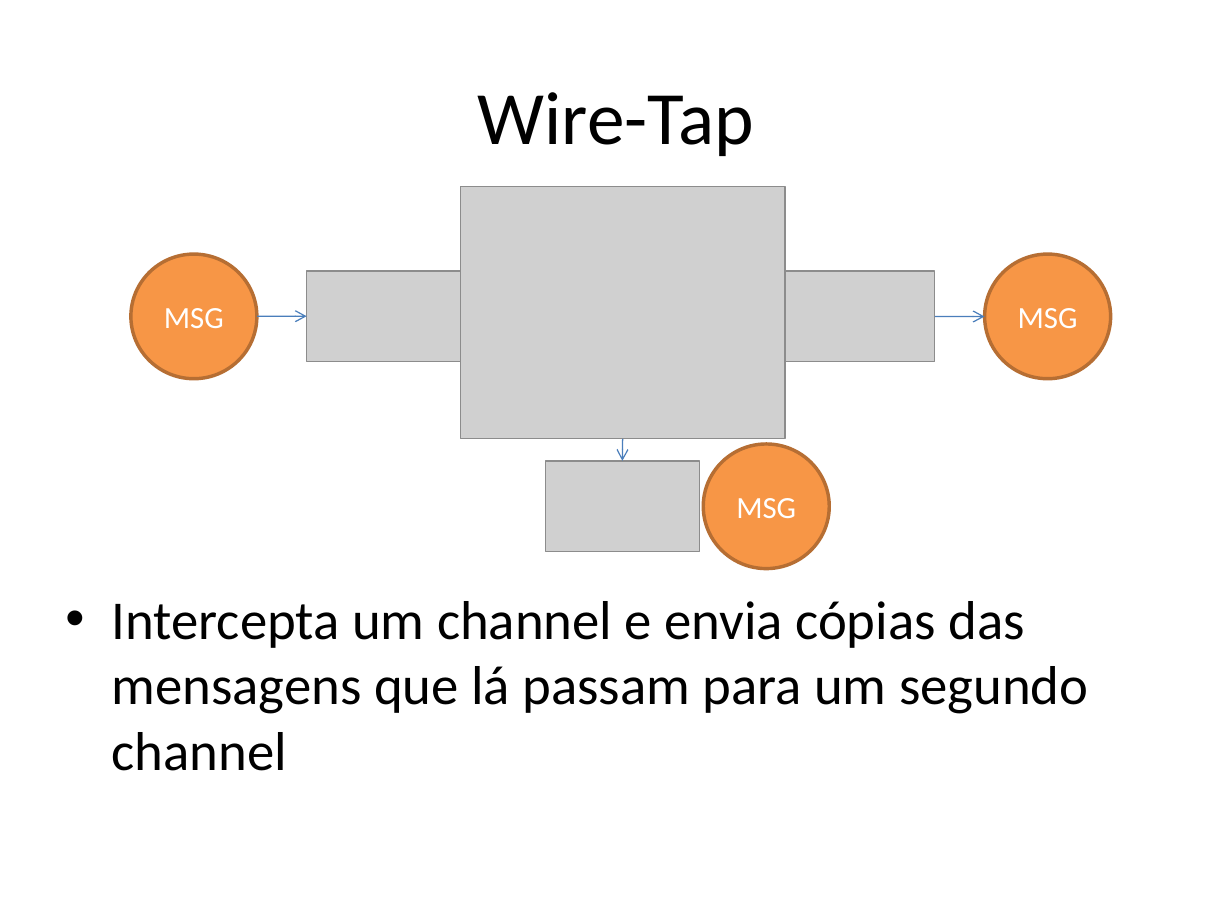
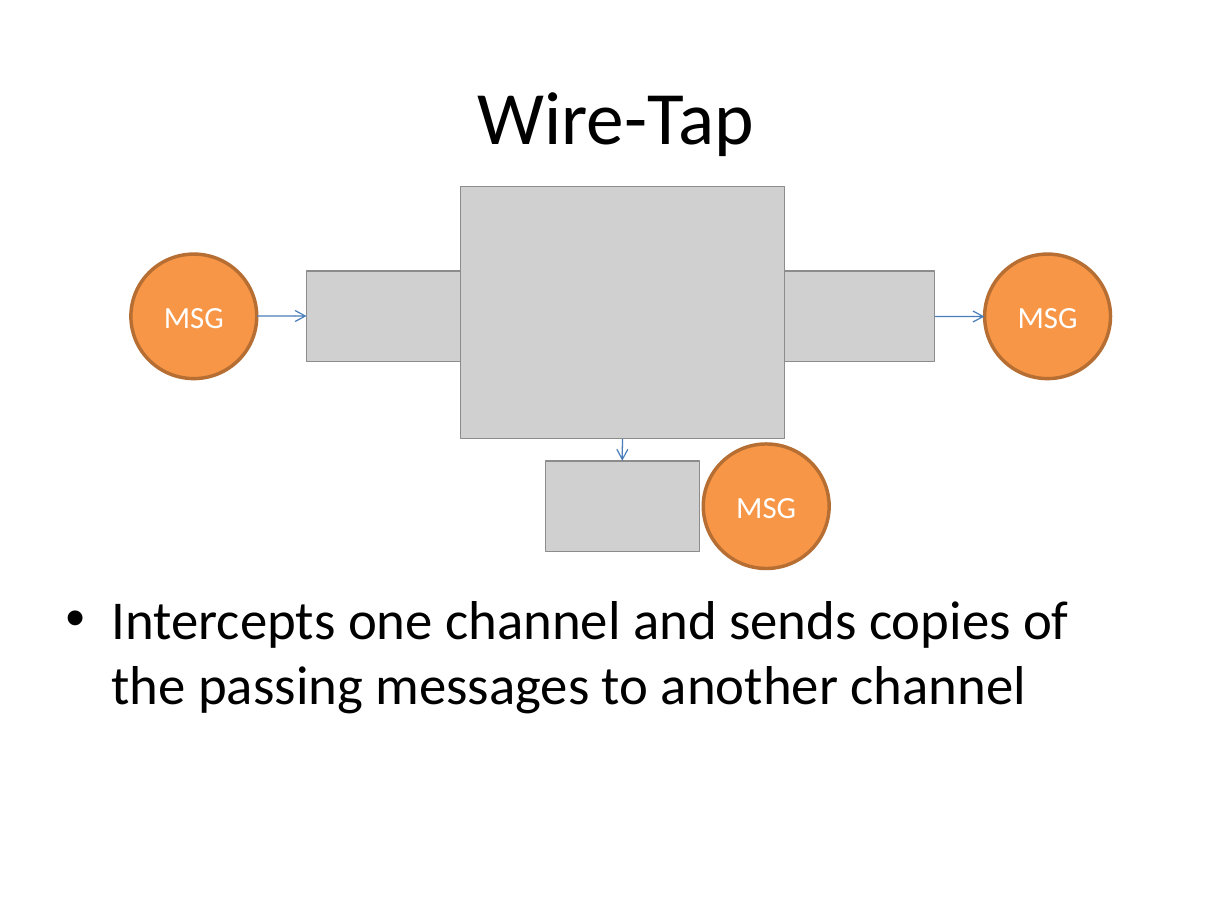
Before and after one commit to Cauliflower1988/cafe-si, a slide deck: slide 11 of src/site/training-resources/Sunset Integration.pptx. Drawn at 1232x924 pixels with LibreOffice and Linux fonts; fonts in the diff are those of the drawing; grey boxes stand for pictures. Boxes give left, top, right and bottom in pixels: in the first picture for what was removed or moved away, otherwise in the second. Text is boxed around its words. In the diff, an @@ line names an element or a change of style, - is before the commit and + after.

```diff
--- a/src/site/training-resources/Sunset Integration.pptx
+++ b/src/site/training-resources/Sunset Integration.pptx
@@ text at (112,601,1069,714): text changed @@
-• Intercepta um channel e envia cópias das mensagens que lá passam para um segundo channel
+• Intercepts one channel and sends copies of the passing messages to another channel
```
Also in this commit, not shown: 12 other slides changed.
